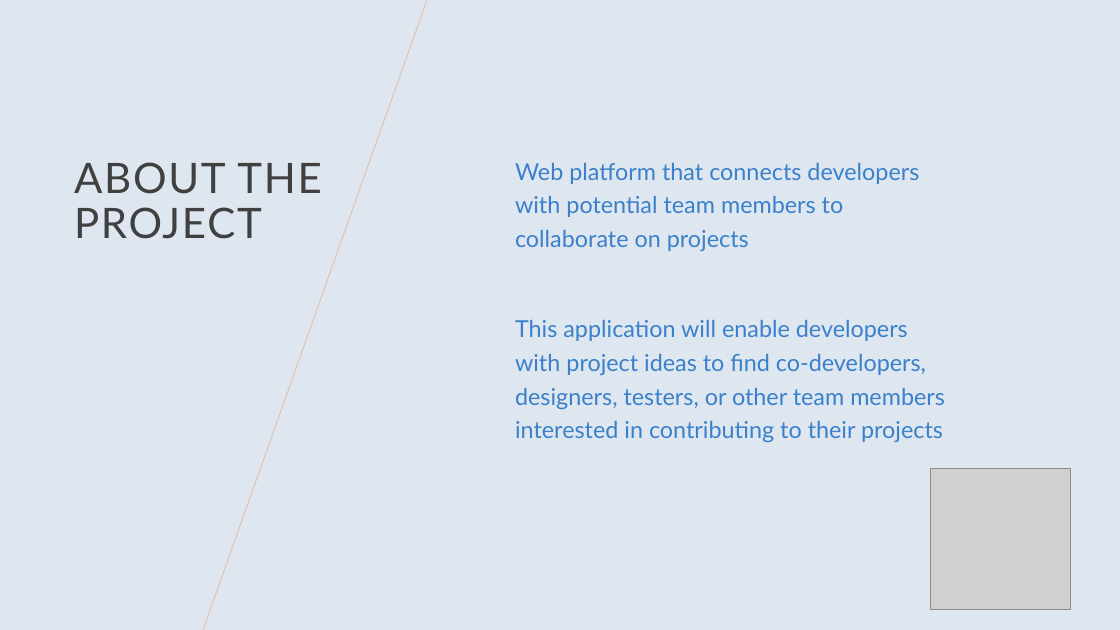
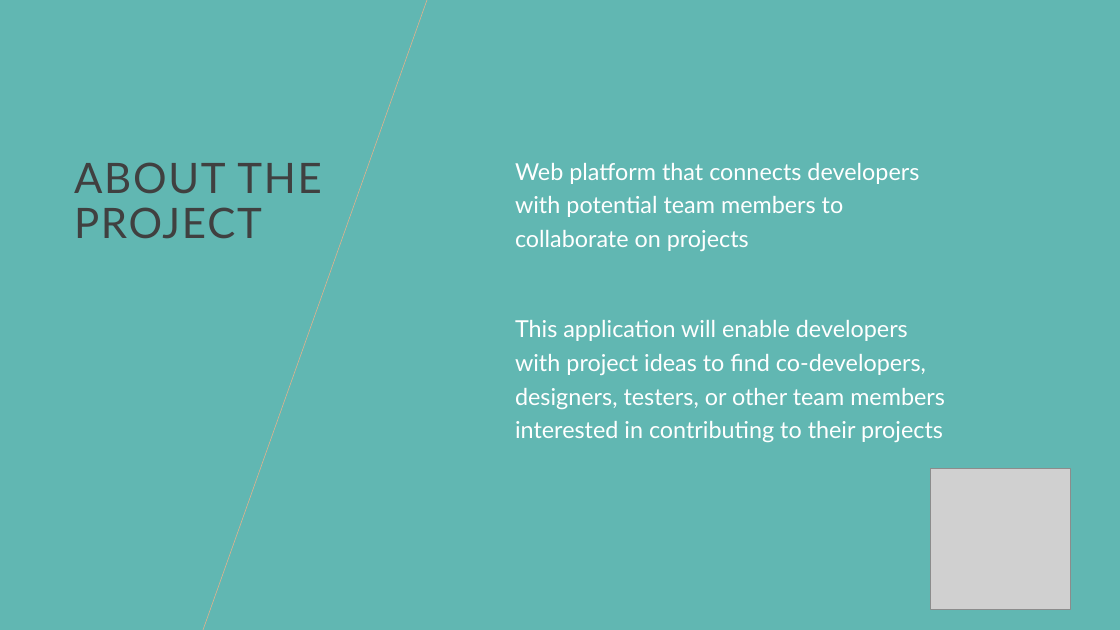
Before and after one commit to lillitaz/codennectApp, a slide deck: slide 2 of codennectPP.odp. Drawn at 1120x630 pixels with LibreOffice and Linux fonts; fonts in the diff are those of the drawing; grey boxes stand for pictures; background and template pictures are left out. Boxes give left, top, right and bottom in pixels: in the first picture for what was removed or moved away, otherwise in the second. Text is boxed around its words. In the diff, an @@ line names an element or a change of style, - is before the commit and + after.

```diff
--- a/codennectPP.odp
+++ b/codennectPP.odp
@@ background #DEE6EF to #61B7B2 @@
@@ text "Web platform that connects developers ..." at [515,163,945,442]: text colour #3A80CB to #FFFFFF @@
```
Also in this commit, not shown: 5 other slides changed, 3 other files.
